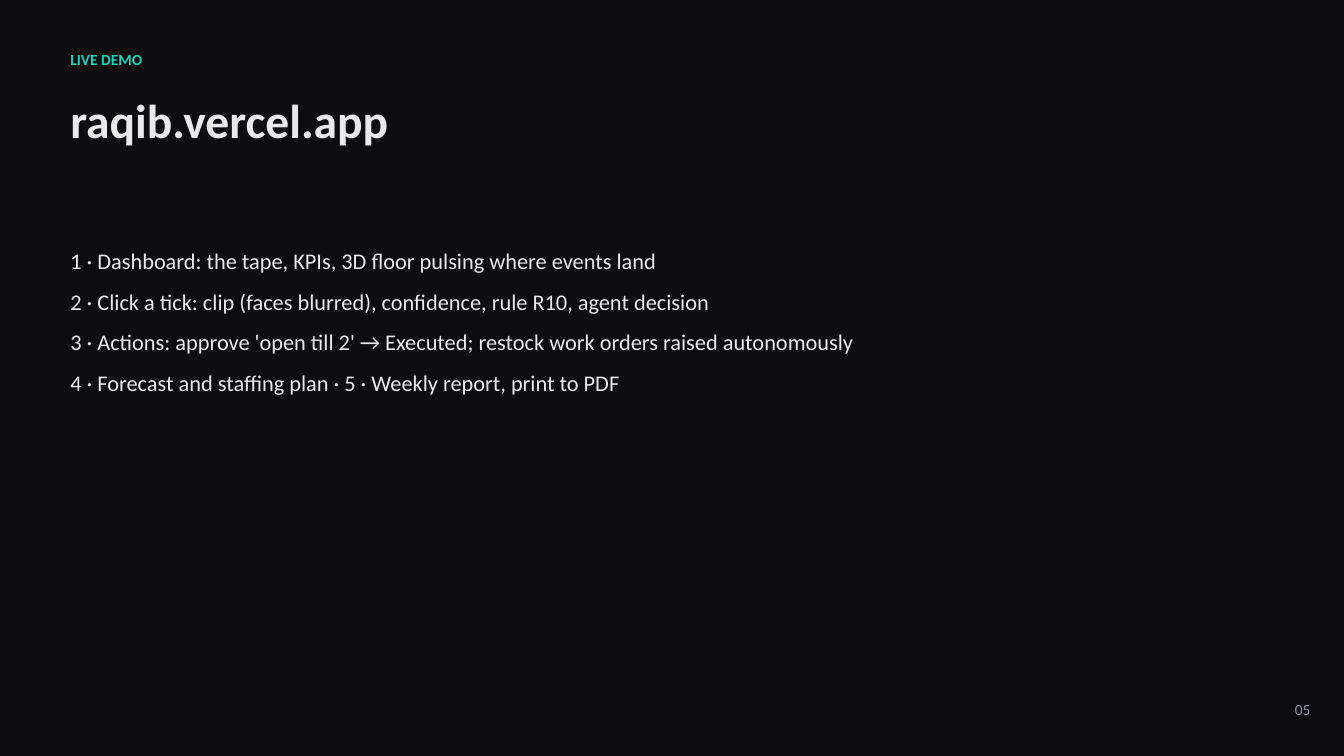
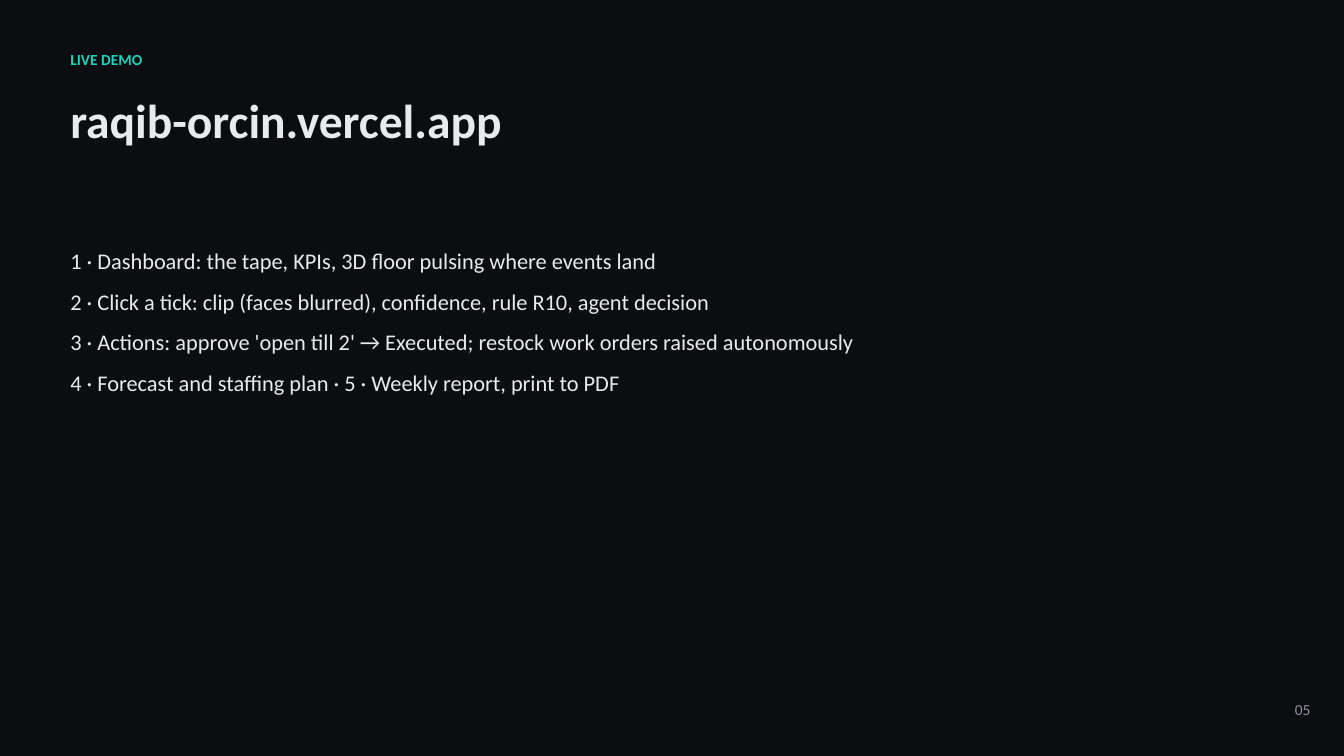
Before and after one commit to krish2105/RAQIB-AI-in-Operations, a slide deck: slide 5 of docs/AI218_RAQIB_deck.pptx. Drawn at 1344x756 pixels with LibreOffice and Linux fonts; fonts in the diff are those of the drawing. Boxes give left, top, right and bottom in pixels: in the first picture for what was removed or moved away, otherwise in the second. Text is boxed around its words. In the diff, an @@ line names an element or a change of style, - is before the commit and + after.

```diff
--- a/docs/AI218_RAQIB_deck.pptx
+++ b/docs/AI218_RAQIB_deck.pptx
@@ text at (x1=70, y1=104, x2=501, y2=146): text changed @@
-raqib.vercel.app
+raqib-orcin.vercel.app
```
Also in this commit, not shown: 17 other files.
